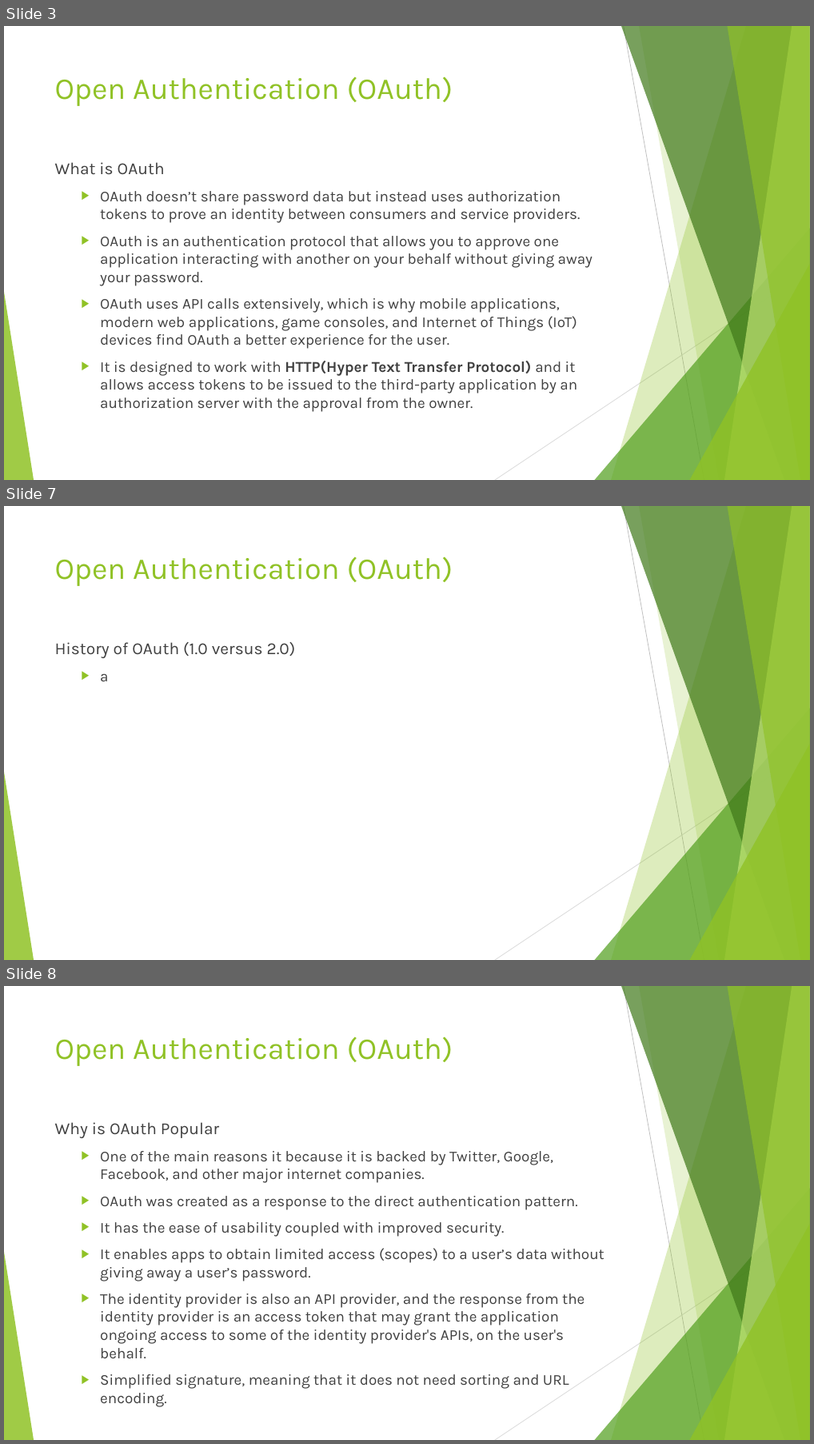
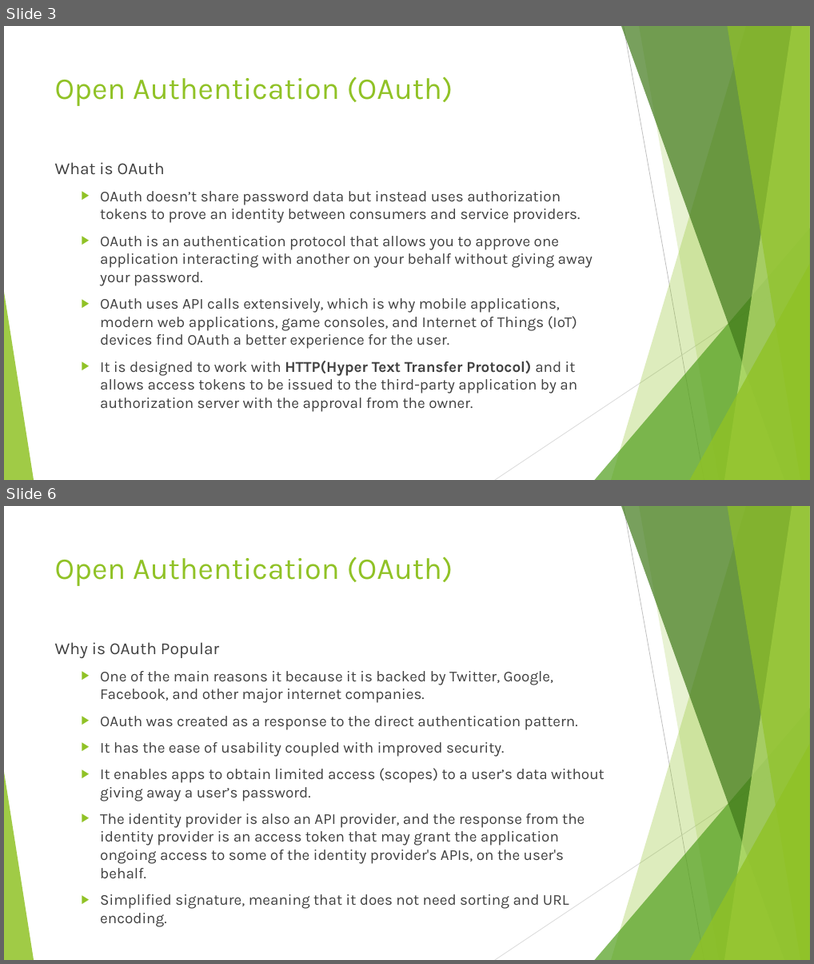
Before and after one commit to imaaxa/web-420, a slide deck: week-9/gilliam-assignment-9.2.pptx. Shown one above the other, each under a label of ours: slides 3, 7 and 8 before the commit, slides 3 and 6 after it; the slides between them are not shown. The pictures are 814x1444 and 814x964 pixels, drawn with LibreOffice and Linux fonts; fonts in the diff are those of the drawing. Boxes give left, top, right and bottom in pixels: in the first picture for what was removed or moved away, otherwise in the second. Text is boxed around its words. In the diff, an @@ line names an element or a change of style, - is before the commit and + after.

```diff
--- a/week-9/gilliam-assignment-9.2.pptx
+++ b/week-9/gilliam-assignment-9.2.pptx
@@ slide 7 removed at box(4, 506, 810, 960), background #FFFFFF; not listed: 10 template elements that a slide beside it also shows @@
@@ title removed at box(55, 556, 454, 586) @@
-Open Authentication (OAuth)
@@ text removed at box(55, 642, 296, 681) @@
-History of OAuth (1.0 versus 2.0)
-  ▶ a
@@ what was slide 8 is now slide 6 @@
```
Also in this commit, not shown: 2 slides changed, 1 slide added, 2 other slides removed, 5 other files.
